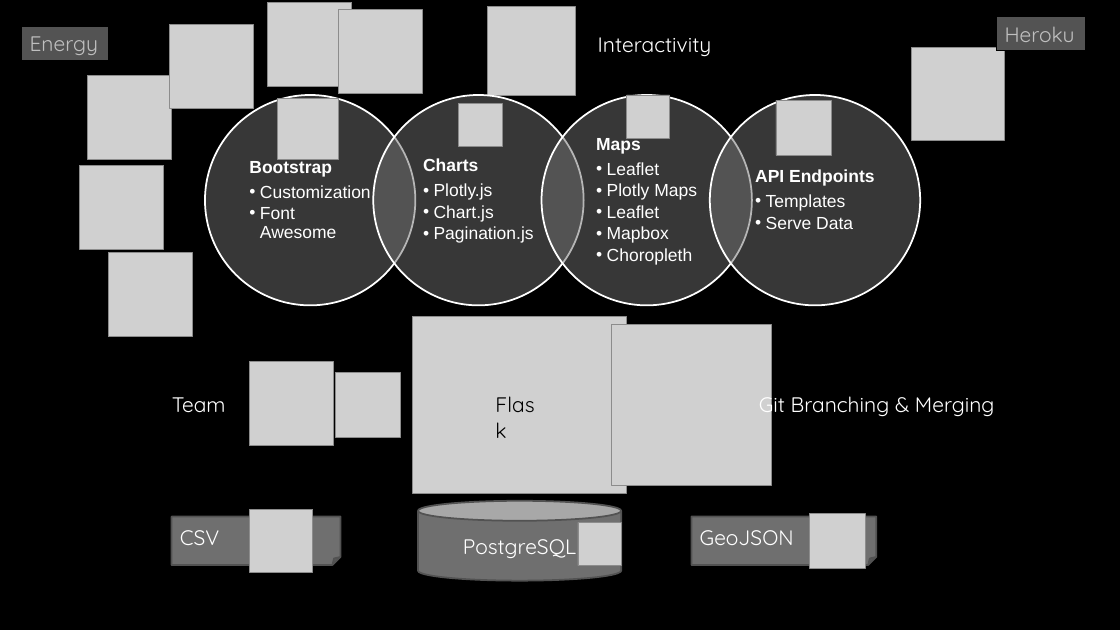
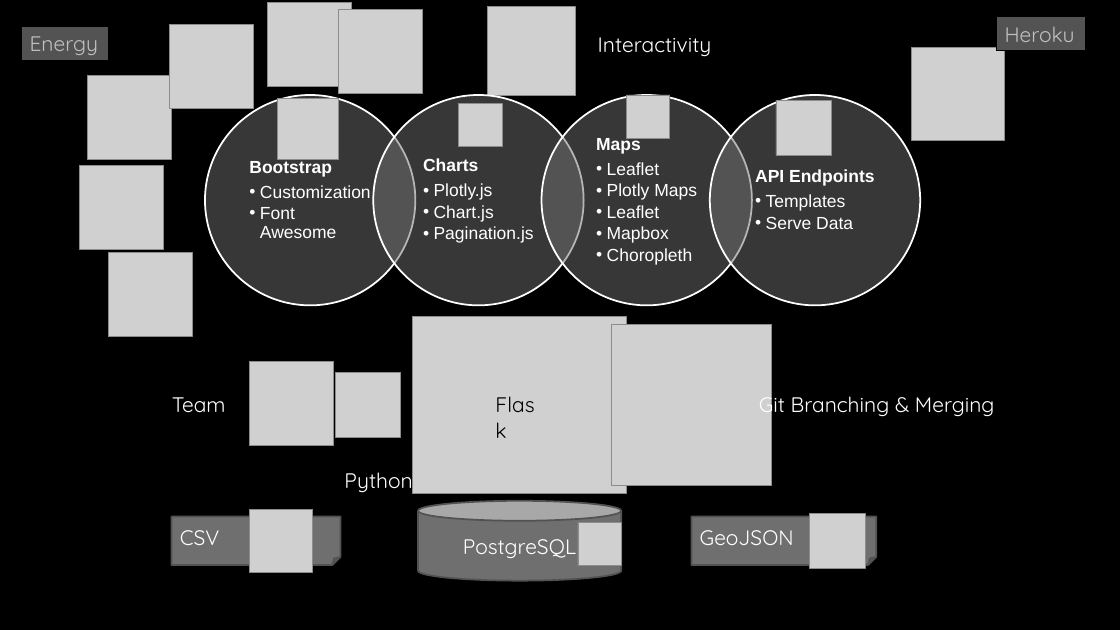
Before and after one commit to bejirose/Project2_PowerPlant, a slide deck: slide 1 of static/Images/Architecture.pptx. Drawn at 1120x630 pixels with LibreOffice and Linux fonts; fonts in the diff are those of the drawing; grey boxes stand for pictures; background and template pictures are left out. Boxes give left, top, right and bottom in pixels: in the first picture for what was removed or moved away, otherwise in the second. Text is boxed around its words. In the diff, an @@ line names an element or a change of style, - is before the commit and + after.

```diff
--- a/static/Images/Architecture.pptx
+++ b/static/Images/Architecture.pptx
@@ text added at (344, 472, 412, 493), 18 pt, text #FFFFFF @@
+Python
```
Also in this commit, not shown: 4 other files.
